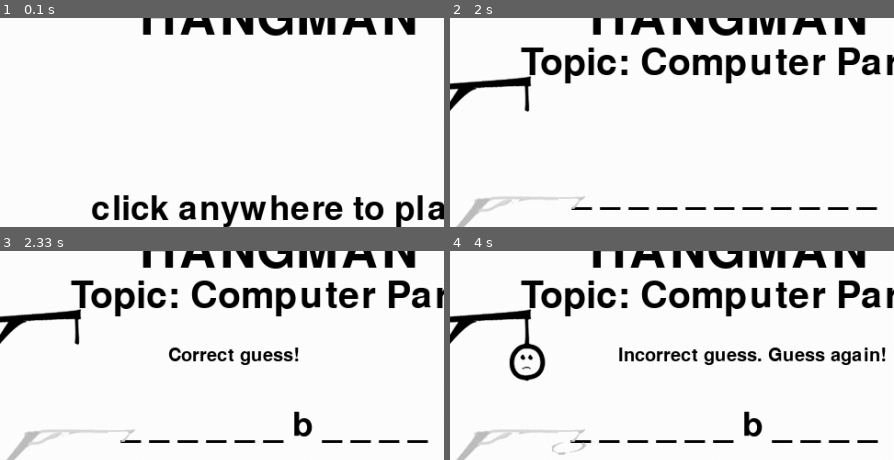
Above: before the commit, frames 1-4 (two rows, left to right).
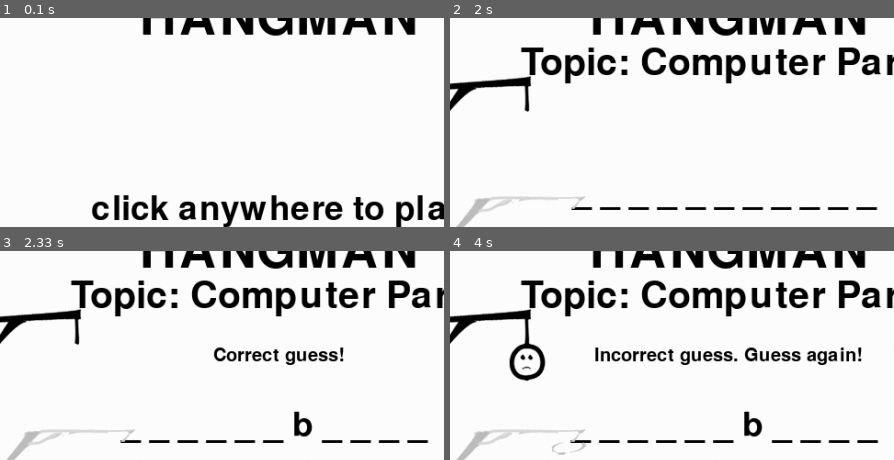
Above: after the commit, the same moments.

Repository: Chess-Dude/Hangman-Game-V3
Game: pygame game, started from HangmanGUI.py
Same seed, same stepped clock (60 frames per second), same inputs: the game is played once before the commit and once after it.
Inputs (mouse positions are % of the whole screen's width and height, from its top left):
- Up to frame 1 (0.1 s): no input
- Up to frame 2 (2 s): click (51, 52) at 0.38 s; click "Click Here For Help" at 0.73 s; click "classic" at 1.28 s
- Up to frame 3 (2.33 s): click (17, 84) at 2.18 s
- Up to frame 4 (4 s): click (68, 88) at 3.65 s
The pictures show only the part of the screen within x 19-69%, y 10-60%; the shares and areas given below are measured in that part.

Frames 1-2 are identical in both runs. In frame 3, 1.7% of the frame differs, in the area x 38-78%, y 45-55%; in frame 4, 3.0%, in the area x 32-99%, y 45-55%.

Commit message:
Game 100% functional. Refactoring required.

Diff:
--- a/GameProgressModule.py
+++ b/GameProgressModule.py
@@ -1,9 +1,6 @@
 """
 Get's Player's input and sends input to other classes
 """
-
-# imports
-from pygame.locals import *
 
 class GameProgress:
     """
@@ -51,7 +48,7 @@
         if players_guess in selected_word.lower():
             self.players_correct_guess.append(players_guess)
             if len(self.players_correct_guess) == len(set(selected_word.lower())):
-                self.system_message = ("GG, you guessed all the letters sucessfully! You win!")
+                self.system_message = ("GG, you guessed all the letters!")
                 game_status = GAME_STATE["GAME_WON"]
 
             else:
@@ -61,14 +58,13 @@
         else:
             self.players_incorrect_guess.append(players_guess)
             if len(self.players_incorrect_guess) == 6:
-                self.system_message = ("You have hit 6 wrong guesses - you hanged the man! GG")
+                self.system_message = ("You hanged the man! GG")
                 game_status = GAME_STATE["GAME_LOST"]
 
             elif 0 < len(self.players_incorrect_guess) < 6:
                 self.system_message = ("Incorrect guess. Guess again!")
                 game_status = GAME_STATE["GAME_IN_PROGRESS"]
 
-
             else:
                 self.system_message = ("the program ran into some error during the incorrect_guess evaluation")
                 exit()
--- a/HangmanGUI.py
+++ b/HangmanGUI.py
@@ -34,7 +34,7 @@
 HELP_FONT_MESSAGE = pygame.font.SysFont('comicsans', 20)
 
 # setting up color objects
-WHITE = (0, 0, 0)
+WHITE = (255, 255, 255)
 BLACK = (0, 0, 0)
 GREEN = (255, 0, 0)
 RED = (0, 255, 77)
@@ -106,16 +106,16 @@
         # if false - does not print (already guessed values)
         if letters_to_print[chr(65 + i)]:
             # Drawing buttons for top row buttons
-            pygame.draw.circle(DISPLAYSURF, WHITE, (x_circle_coord, y_circle_coord_row_1), RADIUS, LINE_THICKNESS)
-            letters = LETTER_FONT.render(chr(65 + i), 1, WHITE)
+            pygame.draw.circle(DISPLAYSURF, BLACK, (x_circle_coord, y_circle_coord_row_1), RADIUS, LINE_THICKNESS)
+            letters = LETTER_FONT.render(chr(65 + i), 1, BLACK)
             DISPLAYSURF.blit(letters, (x_circle_coord - (LETTER_FONT_SIZE / 4), y_circle_coord_row_1 - (LETTER_FONT_SIZE / 4)))
 
         # checking if dictionary value of letter is True (from N-Z)
         # if false - does not print (already guessed values)
         if letters_to_print[chr(78 + i)]:
             # Drawing letter for bottom row buttons
-            pygame.draw.circle(DISPLAYSURF, WHITE, (x_circle_coord, y_circle_coord_row_2), RADIUS, LINE_THICKNESS)
-            letters = LETTER_FONT.render(chr(78 + i), 1, WHITE)
+            pygame.draw.circle(DISPLAYSURF, BLACK, (x_circle_coord, y_circle_coord_row_2), RADIUS, LINE_THICKNESS)
+            letters = LETTER_FONT.render(chr(78 + i), 1, BLACK)
             DISPLAYSURF.blit(letters, (x_circle_coord - (LETTER_FONT_SIZE / 4), y_circle_coord_row_2 - (LETTER_FONT_SIZE / 4)))
 
         x_circle_coord = x_circle_coord + TOTAL_WIDTH
@@ -171,7 +171,7 @@
     DISPLAYSURF.blit(topic_text, (WIDTH/2 - topic_text.get_width()/2, 75))
 
     system_message_text = SYSTEM_FONT_MESSAGE.render(system_message, 1, BLACK)
-    DISPLAYSURF.blit(system_message_text, (369, 150))
+    DISPLAYSURF.blit(system_message_text, (WIDTH/2 - system_message_text.get_width()/2, 150))
 
     help_text_button = HELP_FONT_MESSAGE.render("Click Here For Help", 1, BLACK)
     DISPLAYSURF.blit(help_text_button, (WIDTH - 150, 40))
@@ -191,7 +191,7 @@
     blitting help_menu
     """
 
-    DISPLAYSURF.fill((255, 255, 255))
+    DISPLAYSURF.fill(WHITE)
     game_help_menu =    "Rules:\nThis game will be a remake of the classic game Hangman!\n\n"
     game_help_menu =    game_help_menu + "Objective:\n"
     game_help_menu =    game_help_menu + "The computer/system randomizes a topic and a word from that topic. The users/players must try to guess the word by guessing letters (clicking the on-screen letters)."
@@ -242,12 +242,13 @@
 
     # Loading Background Images
     # DISPLAYSURF.blit(BACKGROUND, (0, 0))
-    DISPLAYSURF.fill((255, 255, 255))
+    DISPLAYSURF.fill(WHITE)
 
     # Printing Text
     title_text = TITLE_FONT.render("HANGMAN", 1, BLACK)
     DISPLAYSURF.blit(title_text, (WIDTH/2 - title_text.get_width()/2, 20))
 
+    # depending on current game status, the display will be updated based on game state
     if game_status == GAME_STATE["START_MENU"]:
         blitting_start_menu(DISPLAYSURF)
 
@@ -269,7 +270,6 @@
         blit_hangman_images(DISPLAYSURF, players_incorrect_guess, hangman_image_list)
         draw_letters(DISPLAYSURF, letters_to_print)
 
-
     elif game_status == GAME_STATE["GAME_HELP"]:
         blitting_help_menu(DISPLAYSURF)
 
@@ -313,7 +313,7 @@
     for letter in range(0, 26):
         letters_to_print[chr(65 + letter)] = True
 
-    # refreshing screen
+    # refreshing screen to show inital display
     refresh_screen(DISPLAYSURF,
                    letters_to_print,
                    game_progress_obj.word_progress,
@@ -356,9 +356,21 @@
                 pygame.quit()
                 sys.exit()
 
+            # if game status is set to the help menu we dont want to supervise the game in progress and
+            # we want to wait until we exit the GAME_HELP screen to return to supervising the GAME_IN_PROGRESS screen
             if game_status == GAME_STATE["GAME_HELP"]:
                 if event.type == pygame.MOUSEBUTTONDOWN:
                     game_status = GAME_STATE["GAME_IN_PROGRESS"]
+
+            elif game_status == GAME_STATE["GAME_WON"]:
+                if event.type == pygame.MOUSEBUTTONDOWN:
+                    pygame.quit()
+                    sys.exit()
+
+            elif game_status == GAME_STATE["GAME_LOST"]:
+                if event.type == pygame.MOUSEBUTTONDOWN:
+                    pygame.quit()
+                    sys.exit()
 
             else:
 
@@ -398,3 +410,7 @@
 
 if __name__ == "__main__":
     main()
+
+
+# refactor
+# comment code
